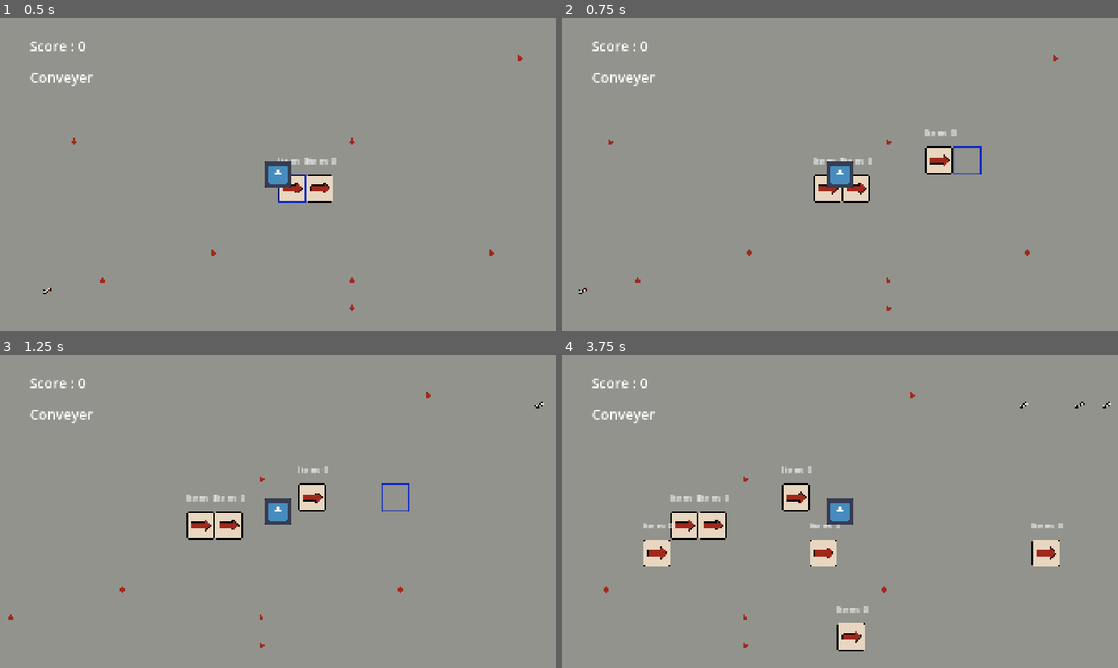
Above: before the commit, frames 1-4 (two rows, left to right).
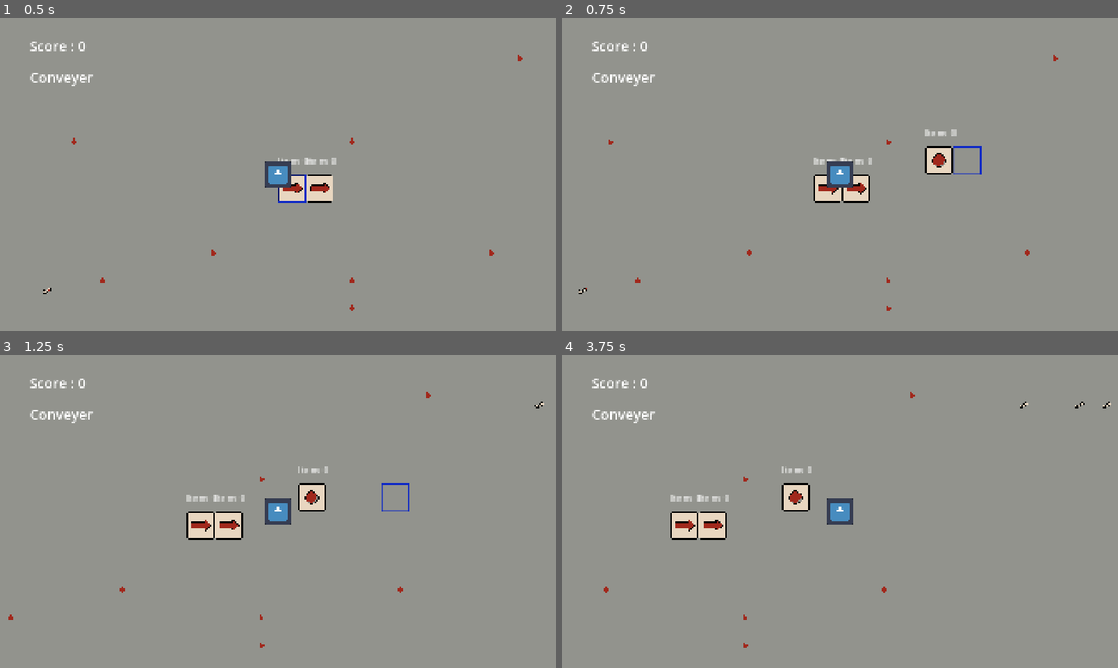
Above: after the commit, the same moments.

Repository: jrhoads33/factory-rush
Game: Godot game, scene res://scenes/factory_manager.tscn
The game is run twice, just before and just after one commit, with the same random seed, the same clock (stepped at 60 frames per second) and the same inputs. The engine's default icon, where the game draws it, is replaced by a stand-in: a white triangle on a blue panel in a dark square.
Inputs (mouse positions are in pixels of both pictures, inside the frame that each line leads up to):
- Up to frame 1 (0.5 s): no input
- Up to frame 2 (0.75 s): tap Enter at 0.5 s; move the mouse to (962, 158) at 0.52 s; press the mouse at (962, 158) at 0.53 s; hold D (right) from 0.53 s (still down)
- Up to frame 3 (1.25 s): keep holding D (right)
- Up to frame 4 (3.75 s): move the mouse to (728, 527) at 1.27 s; release D (right) at 1.28 s; release the mouse at (728, 527) at 1.28 s; hold S (down) 1.28-2.03 s; right-click (728, 527) at 1.35 s; click (728, 527) at 1.55 s; move the mouse to (895, 442) at 2.02 s; press the mouse at (895, 442) at 2.03 s; hold D (right) 2.03-2.78 s; move the mouse to (812, 574) at 2.77 s; release the mouse at (812, 574) at 2.78 s; hold W (up) 2.78-3.53 s; tap R (rotate) at 2.85 s; click (812, 574) at 3.05 s; move the mouse to (1006, 558) at 3.52 s; press the mouse at (1006, 558) at 3.53 s; hold A (left) from 3.53 s (still down)

Frame 1 is identical in both runs. In frame 2, less than 0.1% of the frame differs, in the area x 66-70%, y 43-48%; in frame 3, less than 0.1%; in frame 4, 2.0%, in the area x 14-91%, y 43-95%.

Commit message:
Added hotbarslots added machine dictionary lookup

Diff:
--- a/data/machines/collector_hopper.tres
+++ b/data/machines/collector_hopper.tres
@@ -2,6 +2,7 @@
 
 [ext_resource type="Script" uid="uid://5l4o4r6d463r" path="res://scripts/resource_definitions/port_definition.gd" id="1_4a3vc"]
 [ext_resource type="Script" uid="uid://rkaxtn80ldl7" path="res://scripts/resource_definitions/machine_definition.gd" id="2_48n1d"]
+[ext_resource type="PackedScene" uid="uid://h3iceslc2d8d" path="res://scenes/hopper.tscn" id="2_or744"]
 [ext_resource type="Texture2D" uid="uid://bl75iyfvwom7d" path="res://sprites/hopper.png" id="3_48n1d"]
 
 [resource]
@@ -11,4 +12,5 @@
 texture = ExtResource("3_48n1d")
 process_ticks = -1
 generation_ticks = -1
+scene = ExtResource("2_or744")
 metadata/_custom_type_script = "uid://rkaxtn80ldl7"
--- a/data/machines/converyer.tres
+++ b/data/machines/converyer.tres
@@ -1,6 +1,7 @@
 [gd_resource type="Resource" script_class="MachineDefinition" format=3 uid="uid://btfbk5hpe7kvk"]
 
 [ext_resource type="Script" uid="uid://5l4o4r6d463r" path="res://scripts/resource_definitions/port_definition.gd" id="1_q1664"]
+[ext_resource type="PackedScene" uid="uid://cx4e4666jihef" path="res://scenes/machine.tscn" id="2_5duni"]
 [ext_resource type="Script" uid="uid://rkaxtn80ldl7" path="res://scripts/resource_definitions/machine_definition.gd" id="2_vl1i2"]
 [ext_resource type="Texture2D" uid="uid://drvssklukitmp" path="res://sprites/conveyer.png" id="3_vl1i2"]
 
@@ -22,4 +23,5 @@
 display_name = "Conveyer"
 texture = ExtResource("3_vl1i2")
 ports = Array[ExtResource("1_q1664")]([SubResource("Resource_5duni"), SubResource("Resource_s0diq")])
+scene = ExtResource("2_5duni")
 metadata/_custom_type_script = "uid://rkaxtn80ldl7"
--- a/project.godot
+++ b/project.godot
@@ -19,6 +19,7 @@
 
 GameManager="*uid://dlrvw1bfp1ciu"
 TickManager="*uid://bsl3eekw4bypd"
+MachineDict="*uid://dcbr4bxkr2ssd"
 
 [display]
 
--- a/scenes/hopper.tscn
+++ b/scenes/hopper.tscn
@@ -2,10 +2,10 @@
 
 [ext_resource type="PackedScene" uid="uid://cx4e4666jihef" path="res://scenes/machine.tscn" id="1_3c8pp"]
 [ext_resource type="Texture2D" uid="uid://bl75iyfvwom7d" path="res://sprites/hopper.png" id="2_a2wdo"]
-[ext_resource type="Script" uid="uid://dm1px0yw2qjer" path="res://scripts/hoppper.gd" id="2_cfal0"]
+[ext_resource type="Script" uid="uid://khxf7jytterb" path="res://scripts/hopper.gd" id="2_xv8w4"]
 
 [node name="Hopper" unique_id=789845287 instance=ExtResource("1_3c8pp")]
-script = ExtResource("2_cfal0")
+script = ExtResource("2_xv8w4")
 machine_resource = null
 
 [node name="Sprite2D" parent="." index="0" unique_id=1344905572]
--- a/scripts/autoloads/GameManager.gd
+++ b/scripts/autoloads/GameManager.gd
@@ -7,10 +7,10 @@
 
 
 
-func place_machine(coords: Vector2i, machine_scene: PackedScene, resource: MachineDefinition) -> bool:
+func place_machine(coords: Vector2i, resource: MachineDefinition) -> bool:
 	if factory_manager == null:
 		return false
-	return factory_manager.place_machine(coords, machine_scene, resource)
+	return factory_manager.place_machine(coords, resource)
 
 
 func attempt_rotate_machine(coords: Vector2i) -> bool:
--- /dev/null
+++ b/scripts/autoloads/MachineDict.gd
@@ -0,0 +1,7 @@
+class_name MachineLookup
+extends Node
+
+static var machine_dict : Dictionary[String, MachineDefinition] = {
+	"conveyer": preload("res://data/machines/converyer.tres"),
+	"hopper": preload("res://data/machines/collector_hopper.tres")
+}
--- a/scripts/factory_manager.gd
+++ b/scripts/factory_manager.gd
@@ -14,10 +14,9 @@
 
 
 func setup_default_machines() -> void:
-	var machine_scene: PackedScene = preload("res://scenes/machine.tscn")
 	var conveyor: MachineDefinition = preload("res://data/machines/converyer.tres")
-	place_machine(Vector2i(0, 0), machine_scene, conveyor)
-	place_machine(Vector2i(1, 0), machine_scene, conveyor)
+	place_machine(Vector2i(0, 0), conveyor)
+	place_machine(Vector2i(1, 0), conveyor)
 
 
 func get_tile(coords: Vector2i) -> TileCellData:
@@ -28,11 +27,11 @@
 	return grid.has(coords) and grid[coords].machine_ref != null
 
 
-func place_machine(coords: Vector2i, machine_scene: PackedScene, resource: Resource) -> bool:
+func place_machine(coords: Vector2i, resource: MachineDefinition) -> bool:
 	if is_occupied(coords):
 		return false
 	var world_pos: Vector2 = tile_layer.map_to_local(coords)
-	var machine: Node2D = machine_scene.instantiate()
+	var machine: Node2D = resource.scene.instantiate()
 	machine.machine_resource = resource
 	machine.position = world_pos
 	machine.grid_pos = coords
--- a/scripts/hopper.gd
+++ b/scripts/hopper.gd
@@ -2,3 +2,7 @@
 
 
 class_name Hopper
+
+
+func _on_tick() -> void:
+	pass
--- a/scripts/player.gd
+++ b/scripts/player.gd
@@ -3,13 +3,39 @@
 var speed: float = 150.0
 
 @onready var tile_layer: TileMapLayer = $"../Level1"
-var machine_scene: PackedScene = preload("res://scenes/machine.tscn")
-var hopper_scene: PackedScene = preload("res://scenes/hopper.tscn")
 var machine_resource: MachineDefinition = preload("res://data/machines/converyer.tres")
 var hopper_resource: MachineDefinition = preload("res://data/machines/collector_hopper.tres")
 
-var selected_resource : MachineDefinition = machine_resource
-var selected_machine : PackedScene = machine_scene
+var selected_resource: MachineDefinition
+var inventory : Array[HotbarSlot] = []
+var current_slot : int = 0
+
+func _ready() -> void:
+	setup_inventory()
+	_update_current_item()
+
+func setup_inventory() -> void:
+	inventory.resize(5)
+	for i in range(5):
+		var slot : HotbarSlot = HotbarSlot.new()
+		if i % 2:
+			slot.definition = MachineLookup.machine_dict['conveyer']
+		else:
+			slot.definition = MachineLookup.machine_dict['hopper']
+		slot.count = 1
+		inventory[i] = slot
+
+func get_inv_slot(slot_num: int):
+	"""
+	Returns a MachineDefinition of that inv slot
+
+	args:
+		slot_num (int) = index of the inventory array
+	returns:
+		MachineDefinition for what that slot has, an empty slot will return a null Machine Definition
+	"""
+	return inventory[slot_num].definition
+
 
 
 func _physics_process(_delta: float) -> void:
@@ -23,18 +49,28 @@
 	velocity = input_dir.normalized() * speed
 	move_and_slide()
 
+func toggle_inv_slot() -> void:
+	current_slot = (current_slot + 1) % inventory.size()
+	selected_resource = get_inv_slot(current_slot)
+
+func _update_current_item() -> void:
+	selected_resource = get_inv_slot(current_slot)
+
+func _place_machine(mouse_coords: Vector2i) -> void:
+	if selected_resource == null:
+		print("unable to place empty slot")
+		return
+	var success = GameManager.place_machine(mouse_coords, selected_resource)
+	if success:
+		inventory[current_slot] = HotbarSlot.new()
+		_update_current_item()
 
 func _unhandled_input(event: InputEvent) -> void:
 	var mouse_coords: Vector2i = tile_layer.local_to_map(get_global_mouse_position())
 	if event.is_action_pressed("interact_click"):
-		GameManager.place_machine(mouse_coords, machine_scene, selected_resource)
+		_place_machine(mouse_coords)
 	if event.is_action_pressed("Switch Inventory"):
-		if selected_machine == machine_scene:
-			selected_machine = hopper_scene
-			selected_resource = hopper_resource
-		else:
-			selected_machine = machine_scene
-			selected_resource = machine_resource
+		toggle_inv_slot()
 	if event.is_action_pressed("rotate"):
 		GameManager.attempt_rotate_machine(mouse_coords)
 	if event.is_action_pressed("alt_interact_click"):
--- /dev/null
+++ b/scripts/resource_definitions/hotbar_slot.gd
@@ -0,0 +1,5 @@
+class_name HotbarSlot
+extends Resource
+
+@export var definition : MachineDefinition
+@export var count : int
--- a/scripts/resource_definitions/machine_definition.gd
+++ b/scripts/resource_definitions/machine_definition.gd
@@ -13,3 +13,4 @@
 @export var process_ticks: int = 1
 @export var generation_ticks: int = 5
 @export var inventory_slots: int = 10
+@export var scene: PackedScene = null
Not shown, added: scripts/autoloads/MachineDict.gd.uid
Not shown, added: scripts/resource_definitions/hotbar_slot.gd.uid
